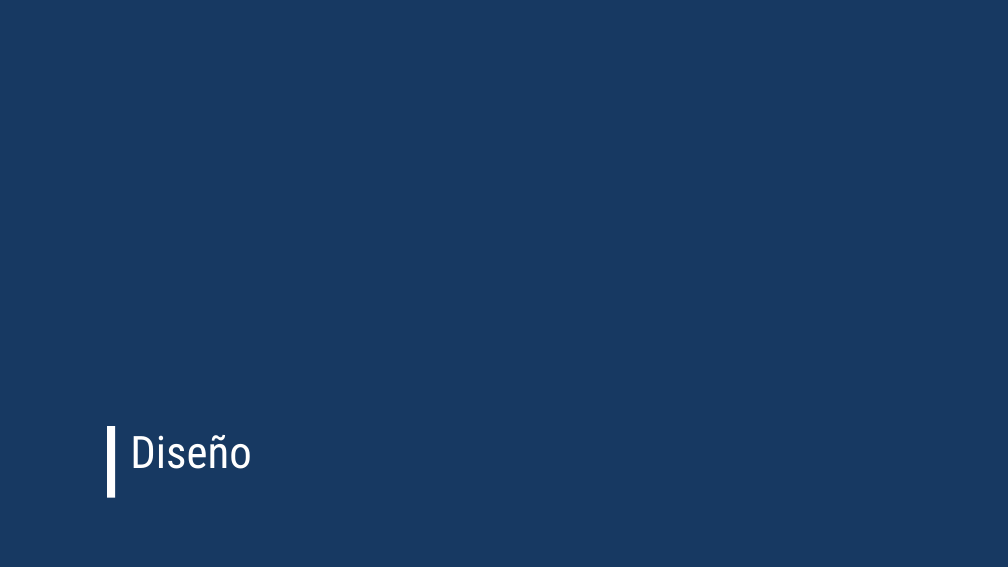
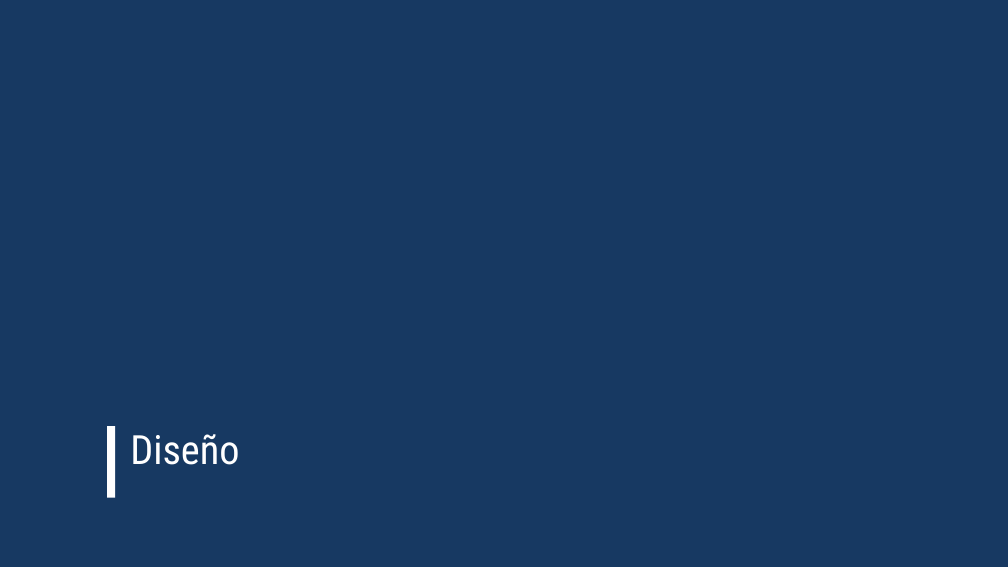
Before and after one commit to rached193/AngularWorkshop-20181116, a slide deck: slide 14 of AngularWorkshop-16-11-2018.pptx (slide 11 before the commit). Drawn at 1008x567 pixels with LibreOffice and Linux fonts; fonts in the diff are those of the drawing. Boxes give left, top, right and bottom in pixels: in the first picture for what was removed or moved away, otherwise in the second. Text is boxed around its words. In the diff, an @@ line names an element or a change of style, - is before the commit and + after.

```diff
--- a/AngularWorkshop-16-11-2018.pptx
+++ b/AngularWorkshop-16-11-2018.pptx
@@ title "Diseño" at bbox=[130, 434, 239, 465]: size 42.6 to 38.4 pt @@
```
Also in this commit, not shown: 2 other slides changed, 9 slides added, 1 slide removed.
